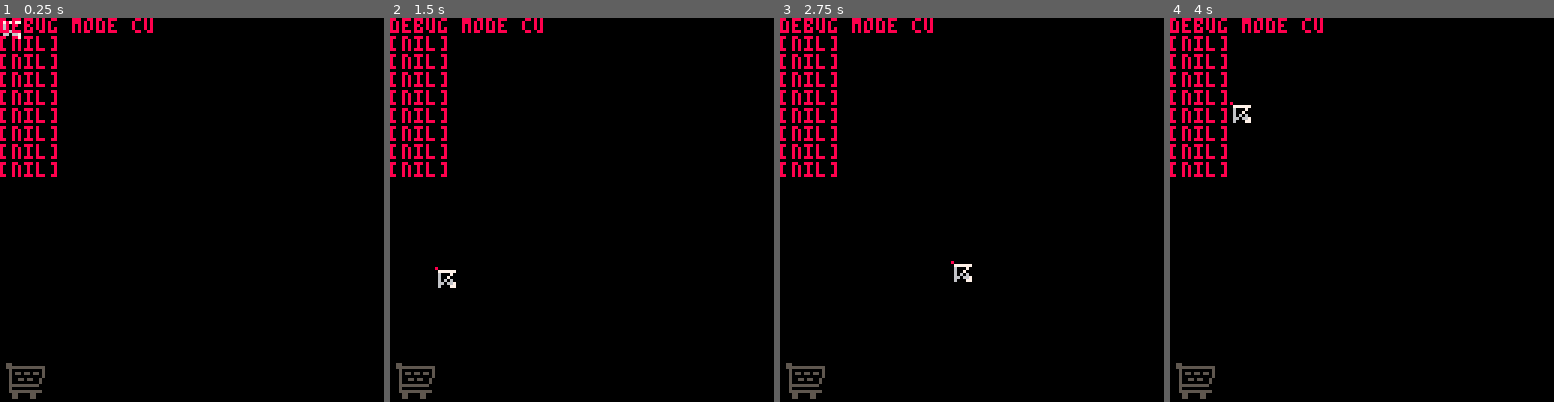
Above: before the commit, frames 1-4 (left to right).
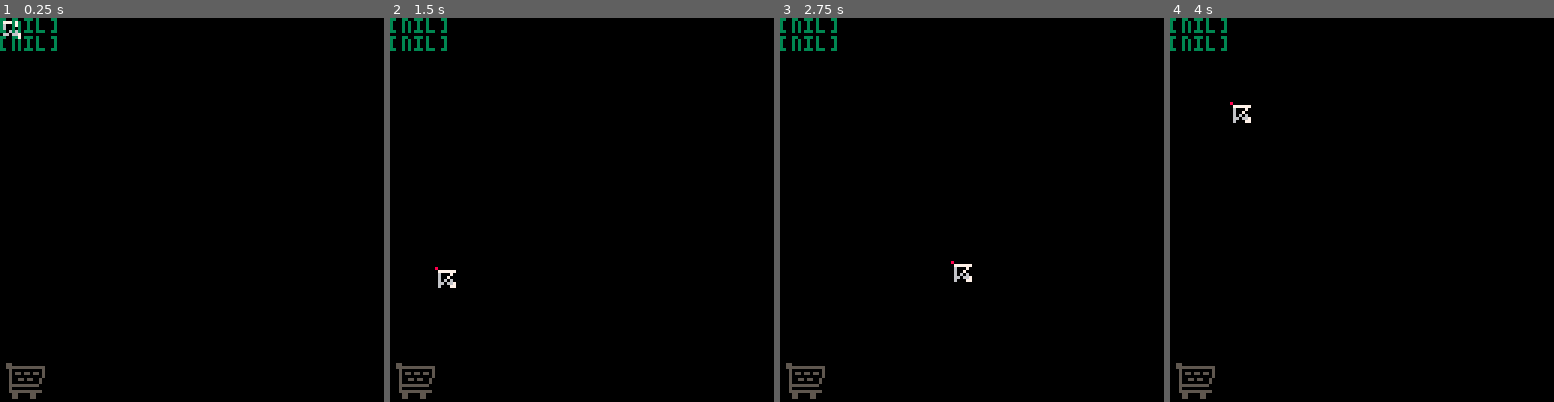
Above: after the commit, the same moments.

Repository: vinimesquitamoraes/Plantinhas
Game: PICO-8 cartridge plantinhas.p8
Same seed, same stepped clock (60 frames per second), same inputs: the game is played once before the commit and once after it.
Inputs (mouse positions are in pixels of both pictures, inside the frame that each line leads up to):
- Up to frame 1 (0.25 s): no input
- Up to frame 2 (1.5 s): click (670, 121) at 0.67 s; click (436, 267) at 1.22 s
- Up to frame 3 (2.75 s): hold Right 1.6-2.1 s; click (887, 114) at 1.77 s; hold Up 2.15-2.42 s; click (952, 259) at 2.32 s; hold Right from 2.47 s (still down)
- Up to frame 4 (4 s): click (1404, 106) at 2.87 s; release Right at 3.03 s; hold Left 3.08-3.58 s; click (1465, 256) at 3.42 s; hold Down 3.63-3.97 s; click (1231, 102) at 3.97 s

The runs differ from the first frame. In frame 1, 2.7% of the frame differs, in the area x 0-40%, y 0-42%; in frame 2, 2.7%; in frame 3, 2.7%; in frame 4, 2.7%.

Commit message:
Funções de salvar e carregar foram adicionadas, porem nao implementadas ainda

Diff:
--- a/plantinhas.p8
+++ b/plantinhas.p8
@@ -18,7 +18,7 @@
  cu8 = nil
  cu9 = nil
 
- str1 = "debug mode cu"
+ str1 = ""
  str2 = ""
  str3 = ""
  str4 = ""
@@ -45,15 +45,15 @@
 	max_saturac = 20
 
  --listas -------------------------------------------------------------------------------------------------------------------------------------------------------------------------+
- ls_tst     = {["tipo"]="teste"       ,["val"]=false,["qual"]=nil}
- ls_bts     = {["tipo"]="botao"       ,["val"]=false,["qual"]=nil}
- ls_esp     = {["tipo"]="espaco"      ,["val"]=false,["qual"]=nil,["esps"  ]={}                              ,["timer"]=0,["wait"]=false}
- ls_plv     = {["tipo"]="palavra"     ,["val"]=false,["qual"]=nil}
- ls_atl     = {["tipo"]="atalho"      ,["val"]=false,["qual"]=nil,["atls"  ]={},["show" ]=false,["timer"]=0,["wait"]=false}
- ls_car     = {["tipo"]="carrinho"    ,["val"]=false,["qual"]=nil,["coisas"]={},["total"]=0    ,["timer"]=0,["wait"]=false}
- ls_inv     = {["tipo"]="inventario"  ,["val"]=true ,["qual"]=nil,["coisas"]={},                ["timer"]=0,["wait"]=false}
- ls_jrd     = {["tipo"]="jardim"      ,["val"]=true ,["qual"]=nil,["coisas"]={},                ["timer"]=0,["wait"]=false}
- ls_prt     = {["tipo"]="prateleiras" ,["val"]=false,["qual"]=nil}
+ ls_tst = {["tipo"]="teste"       ,["val"]=false,["qual"]=nil}
+ ls_bts = {["tipo"]="botao"       ,["val"]=false,["qual"]=nil}
+ ls_esp = {["tipo"]="espaco"      ,["val"]=false,["qual"]=nil,["esps"  ]={}                              ,["timer"]=0,["wait"]=false}
+ ls_plv = {["tipo"]="palavra"     ,["val"]=false,["qual"]=nil}
+ ls_atl = {["tipo"]="atalho"      ,["val"]=false,["qual"]=nil,["atls"  ]={},["show" ]=false,["timer"]=0,["wait"]=false}
+ ls_car = {["tipo"]="carrinho"    ,["val"]=false,["qual"]=nil,["coisas"]={},["total"]=0    ,["timer"]=0,["wait"]=false}
+ ls_inv = {["tipo"]="inventario"  ,["val"]=true ,["qual"]=nil,["coisas"]={},                ["timer"]=0,["wait"]=false}
+ ls_jrd = {["tipo"]="jardim"      ,["val"]=true ,["qual"]=nil,["coisas"]={},                ["timer"]=0,["wait"]=false}
+ ls_prt = {["tipo"]="prateleiras" ,["val"]=false,["qual"]=nil}
 
  --listas de particulas -----------------------------------------------------------------------------------------------------------------------------------------------------------+
  pat_sem = {["tipo"]="semente",["val"]=false,["qual"]={} }
@@ -99,7 +99,7 @@
  init_prat(4)
 
 	--objetos funcionais padrao ------------------------------------------------------------------------------------------------------------------------------------------------------+
-	regador = criar_obj("item",17,ls_inv.coisas,nil, 50 ,18)
+	regador = criar_obj("item",17,ls_inv.coisas,nil, 50 ,16)
  --ls_atl.atls[1].item =criar_obj("item",17)
 
  --[[testes @@@@@@@@@@@@@@@@@@@@@@@@@@@@@@@@@@@@@@@@@@@@@@@@@@@@@@@@@@@@@@@@@@@@@@@@@@@@@@@@@@@@@@@@@@@@@@@@@@@@@@@@@@@@@@@@@@@@@@@@@@@@@@@@@@@@@@@@@@@@@@@@@@@@@@@@@@@@@@@@@@@@@@@@@+
@@ -253,6 +252,8 @@
   end
 
  end
+
+	cu1 = combinar_bits(ls_inv.coisas[1])
 
 end
 
@@ -285,15 +286,20 @@
 	if(false) pos_mouse(10)
 
 	if(true) then
-	 format(cu1,str1)
-	 format(cu2,str2)
-	 format(cu3,str3)
-	 format(cu4,str4)
-	 format(cu5,str5)
-	 format(cu6,str6)
+	 format(cu1,str1,3)
+	 format(cu2,str2,3)
+		--[[
+	 format(cu3,str3,12)
+	 format(cu4,str4,12)
+
+	 format(cu5,str5,9)
+	 format(cu6,str6,9)
+
 	 format(cu7,str7)
 	 format(cu8,str8)
+	 --
 	 format(cu9,str9)
+	 --]]
 	 espacamento =0
 	end
 	--rect(stat(32),stat(33),stat(32)+7,stat(33)+7,10)
@@ -302,7 +308,7 @@
 function format(que_cu,str,cor)
  str = str or ""
  cor = cor or 5
- print(str..tostr(que_cu),0,espacamento,8)
+ print(str..tostr(que_cu),0,espacamento,cor)
  espacamento+=6
 end
 
@@ -331,8 +337,20 @@
   id       = 0,
   ls_gua   = ls_guardar,
   ls_aux   = ls_aux or nil,
-
+	 onde     = 0,
   --metodos--------------------------------------------------------------------------------------------------------+
+  foi_onde = function(self,pra_onde)
+ 		if(    pra_onde == "jardim")then
+				self.onde = 0
+			elseif(pra_onde == "inventario")then
+				self.onde = 1
+			elseif(pra_onde == "atalho")then
+		 	self.onde = 2
+			else
+  	 self.onde = 3
+			end
+		end,
+
   --mover objeto ..................................................................................................+
   mov = function(self, newx, newy)
    self.x = newx& ~1
@@ -1055,7 +1073,8 @@
 			 self.val  = 400
 			 self.nome = "tomato"
 		 	self.fases= {70   ,71   ,87   ,85   ,72   ,104 ,
-           wh = {{1,1},{1,1},{1,2},{2,2},{2,2},{2,2}} }
+           wh = {{1,1},{1,1},{1,2},{2,2},{2,2},{2,2}},
+          tip = self.tip-8}
 
 			--planta2
 		 elseif(subtipo == 10)then
@@ -1063,7 +1082,8 @@
 		  self.val  = 500
 			 self.nome = "bear_pawn"
 		 	self.fases= {64   ,65   ,66   ,67   ,68   ,74   ,
-           wh = {{1,1},{1,1},{1,1},{1,1},{2,1},{2,2}} }
+           wh = {{1,1},{1,1},{1,1},{1,1},{2,1},{2,2}},
+          tip = self.tip-8}
 
 			--planta3
 		 elseif(subtipo == 11)then
@@ -1071,7 +1091,8 @@
 		  self.val  = 600
 			 self.nome = "pumpkin"
 		 	self.fases= {96   ,97   ,114  ,115  ,117  ,168  ,136  ,
-           wh = {{1,1},{1,1},{1,1},{2,1},{2,1},{2,2},{2,2}} }
+           wh = {{1,1},{1,1},{1,1},{2,1},{2,1},{2,2},{2,2}},
+          tip = self.tip-8}
 
 		 --planta4
 		 elseif(subtipo == 12)then
@@ -1079,7 +1100,8 @@
 		  self.val  = 1000
 			 self.nome = "pegaxi"
  	 	self.fases= {96   ,97   ,114  ,115  ,117  ,106  ,108  ,
-           wh = {{1,1},{1,1},{1,1},{2,1},{2,1},{2,2},{2,2}}}
+           wh = {{1,1},{1,1},{1,1},{2,1},{2,1},{2,2},{2,2}},
+          tip = self.tip-8}
 
 		 --planta5
 		 elseif(subtipo == 13)then
@@ -1087,7 +1109,8 @@
 		  self.val  = 500
 			 self.nome = "sunflower"
 			 self.fases= {96   ,80   ,81   ,82   ,83   ,84   ,
-           wh = {{1,1},{1,1},{1,1},{1,2},{1,2},{1,2}}}
+           wh = {{1,1},{1,1},{1,1},{1,2},{1,2},{1,2}},
+          tip = self.tip-8}
 
 		 --planta6
 		 elseif(subtipo == 14)then
@@ -1095,7 +1118,8 @@
 		  self.val  = 350
 			 self.nome = "sword"
 			 self.fases= {64   ,112  ,113   ,130 ,132  ,134  ,
-           wh = {{1,1},{1,1},{1,1},{2,1},{2,2},{2,2}}}
+           wh = {{1,1},{1,1},{1,1},{2,1},{2,2},{2,2}},
+          tip = self.tip-8}
 				self.fases.ct = 2
 
 		 --planta7
@@ -1104,15 +1128,18 @@
 		  self.val  = 600
 			 self.nome = "rose"
 			 self.fases= {70   ,176  ,177  ,162  ,163  ,164  ,165  ,
-           wh = {{1,1},{1,1},{1,1},{1,2},{1,2},{1,2},{1,2}}}
+           wh = {{1,1},{1,1},{1,1},{1,2},{1,2},{1,2},{1,2}},
+          tip = self.tip-8}
 				self.fases.ct = 2
+
 		 --planta8
 		 elseif(subtipo == 16)then
 		  self.tip  = 16
 		  self.val  = 1000
 			 self.nome = "dandelion"
 			 self.fases= {70   ,128  ,129  ,146  ,138  ,140  ,
-           wh = {{1,1},{1,1},{1,1},{2,1},{2,2},{2,2}}}
+           wh = {{1,1},{1,1},{1,1},{2,1},{2,2},{2,2}},
+          tip = self.tip-8}
 
 			--regador
 		 elseif(subtipo == 17)then
@@ -1305,12 +1332,10 @@
 
  for p in all(que_ls_part) do
  	p:att()
+ 	if(#que_ls_part>0 and que_ls_part.tipo == "semente")ls_jrd.val = false
  end
 
-	if(not que_ls_part.val)return
-
- if(#que_ls_part>0 and que_ls_part.tipo == "semente")then ls_jrd.val = false
-	else ls_jrd.val = true end
+ if(#que_ls_part==0 and que_ls_part.tipo == "semente")ls_jrd.val = true
 
 end
 
@@ -1557,9 +1582,13 @@
 function add_um_item(qual,onde)
 
 	if(status == 2) def_pos(qual)
-	if(onde   == 1) add(ls_jrd.coisas,qual)
- if(onde   == 2)	add(ls_inv.coisas,qual)
-
+	if(onde   == 1)then
+	 add(ls_jrd.coisas,qual)
+	 qual:foi_onde("jardim")
+	else
+	 qual:foi_onde("inventario")
+  add(ls_inv.coisas,qual)
+ end
 end
 
 function add_varios_itens(qual_ls,onde)
@@ -1692,7 +1720,7 @@
   --oculta os atalhos
 	 atl_on_off(true)
 	 --poe em contexto de atribuicao
-		ls_atl.val  = true
+		ls_atl.val = true
 		--desativa o movimento do jardim e inventario
 		ls_jrd.val,ls_inv.val = false,false
 
@@ -1735,8 +1763,9 @@
 			if(ls_atl.qual.item and range(ls_atl.qual.item.tip,5,8))then
 	 		if(atl_para_container(mouse.esq,ls_jrd))atl_on_off(true)
 			else
+
 	 		--so e possivel guardar vasos sem planta
- 			if(ls_jrd.qual and ls_jrd.item  and range(ls_jrd.qual.item.tip,5,8) and not ls_jrd.qual.planta)then
+ 			if(ls_jrd.qual and range(ls_jrd.qual.tip,5,8) and not ls_jrd.qual.planta)then
 	 			if(container_para_atl(mouse.esq,ls_jrd)) atl_on_off(true)
 	 		elseif(ls_atl.qual.item)then
 	 		 funcionalidades()
@@ -1764,14 +1794,19 @@
  end
 
 	if(context)then
+		--seta a proprieda onde
+		--para o container
+		--jardim ou deposito
+	 ls_atl.qual.item:foi_onde(qual_container.tipo)
 
 		--se algo do container
 		--nao esta sendo selecionado
 		--poe na posicao do cursor ajustado
 		if((qual_container.qual and not permutavel) or not qual_container.qual)then
 			ls_atl.qual.item:mov(stat(32)-11,stat(33)-15)
-	 	--aficiona ao container
+	 	--adiciona ao container
 			add(qual_container.coisas,ls_atl.qual.item)
+
  		--esvazia o atalho
  	 ls_atl.qual.item = nil
 
@@ -1782,6 +1817,7 @@
 		 qual_container.val  = true
    qual_container.wait = false
    ls_atl.qual = nil
+   ls_atl.val = false
    mouse:reset()
  		return false
 		else
@@ -1791,6 +1827,8 @@
 			add(qual_container.coisas,ls_atl.qual.item)
  		--remove o item selecionado do container e passa pro atalho
  		ls_atl.qual.item = del(qual_container.coisas,qual_container.qual)
+		 ls_atl.qual.item:foi_onde("atalho")
+
 			qual_container.val  = true
    qual_container.wait = false
 		 return true
@@ -1804,13 +1842,14 @@
 
 	if(qual_container.qual)then
 		if(context)then
-			local para_atl = qual_container.qual
-			ls_atl.qual.item =	del(qual_container.coisas,para_atl)
-
- 		ls_atl.qual         = nil
-			ls_atl.val          = false
-			qual_container.val  = true
-	  qual_container.wait = false
+
+			local para_atl        = qual_container.qual
+			ls_atl.qual.item      =	del(qual_container.coisas,para_atl)
+   ls_atl.qual.item:foi_onde(ls_atl.tipo)
+ 		ls_atl.qual           = nil
+			ls_atl.val            = false
+			qual_container.val    = true
+	  qual_container.wait   = false
 
 	  return true
 		end
@@ -1943,8 +1982,7 @@
 	  nova_sem    = gerar_part(pat_sem,1,1,3,ls_atl.qual.item, stat(32)+1, stat(33)+13)
 			pat_sem.val = true
 			ls_atl.qual.item = nil
-			ls_atl.qual = nil
-
+			ls_atl.qual  = nil
 			mouse:reset()
 
 		end
@@ -1958,13 +1996,15 @@
 function plantar(o_que)
 
 	qual_vaso = get_obj_by_col_retg(ls_jrd.coisas,o_que)
+	if(qual_vaso and qual_vaso.planta)return
 
 	if(qual_vaso)then
 		qual_vaso.planta  = o_que.ls_aux.fases
  	qual_vaso.estagio = 1
   o_que:del()
- 	pat_sem.val = false
+ 	pat_sem.val  = false
  	mouse:reset()
+  ls_atl.val = false
  end
 
 end
@@ -1997,6 +2037,22 @@
  end
 end
 
+-->8
+--save/load =======================
+function save()
+
+	objeto = ls_jrd.coisas[1]
+
+end
+
+function combinar_bits(do_que)
+	local ls_keys_vasos = {"onde","x","y",""}
+
+
+ combinado = do_que[aux]
+
+ return combinado
+end
 __gfx__
 000000000000000000000000000bbb00000000000000000000000000000000000000000000000000000000000000000000000000000000000000000000000000
 000000000000000000000422200b1b00000000000000000000005577777000000000004224000000000000000000000000000000000000000000000000000000
Not shown, changed: Assets e Referências/Save.aseprite
Not shown, added: Assets e Referências/Save.gif
